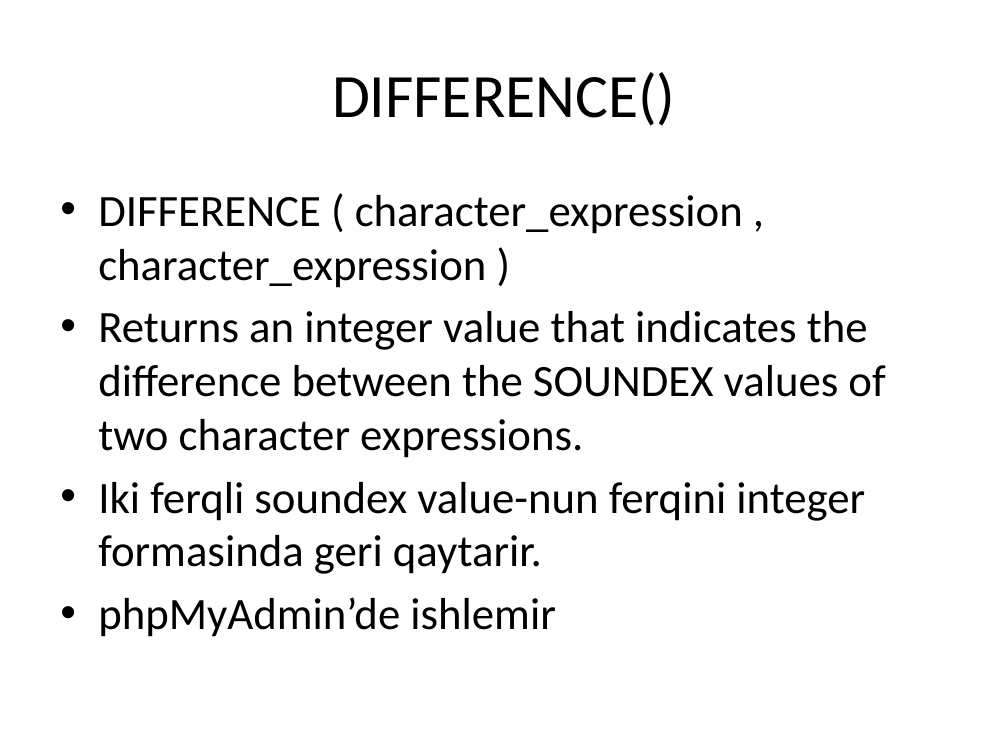
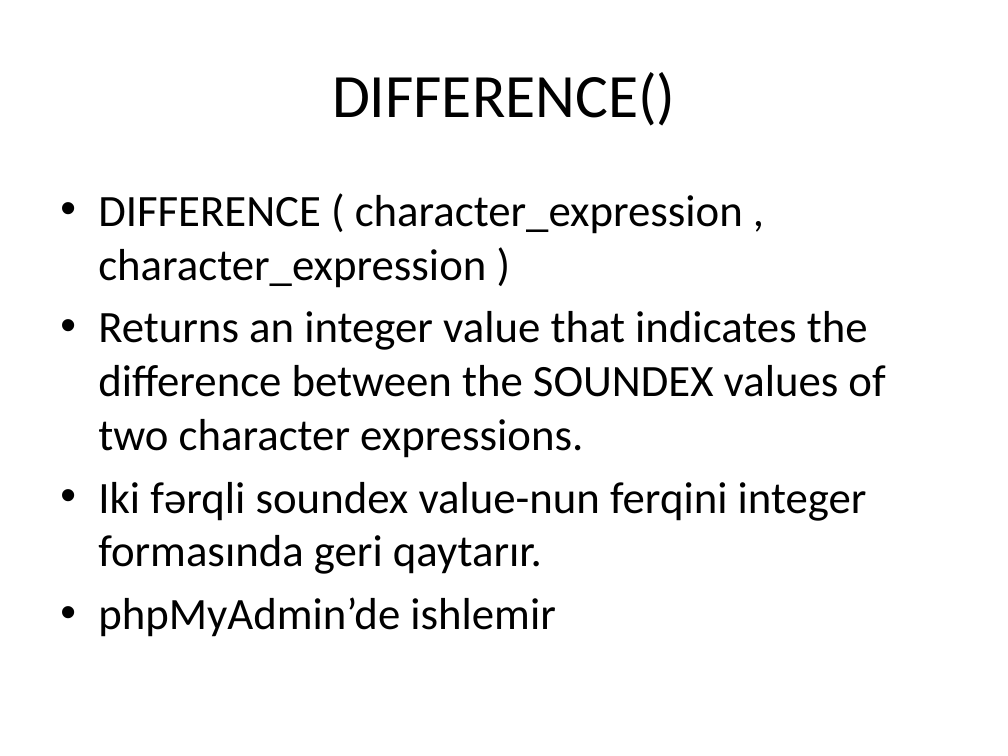
Before and after one commit to s-jamal/P202-25.04.2017, a slide deck: slide 7 of sql string functions.pptx. Drawn at 1008x756 pixels with LibreOffice and Linux fonts; fonts in the diff are those of the drawing. Boxes give left, top, right and bottom in pixels: in the first picture for what was removed or moved away, otherwise in the second. Text is boxed around its words. In the diff, an @@ line names an element or a change of style, - is before the commit and + after.

```diff
--- a/sql string functions.pptx
+++ b/sql string functions.pptx
@@ text at [98, 482, 867, 574]: text changed @@
-• Iki ferqli soundex value-nun ferqini integer formasinda geri qaytarir.
+• Iki fərqli soundex value-nun ferqini integer formasında geri qaytarır.
```
Also in this commit, not shown: 9 other slides changed.
